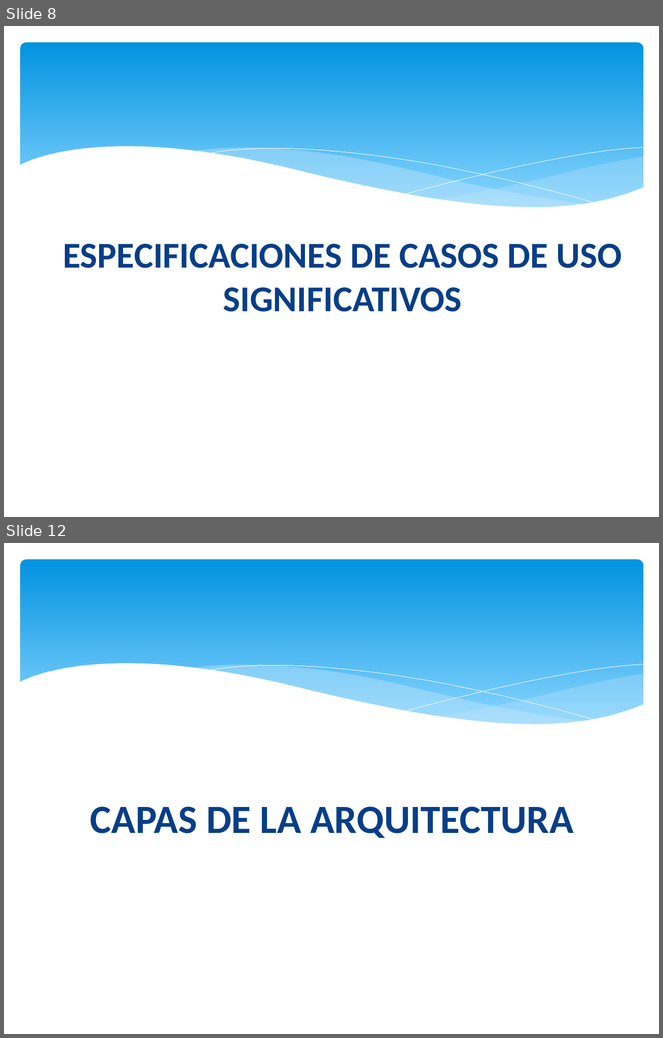
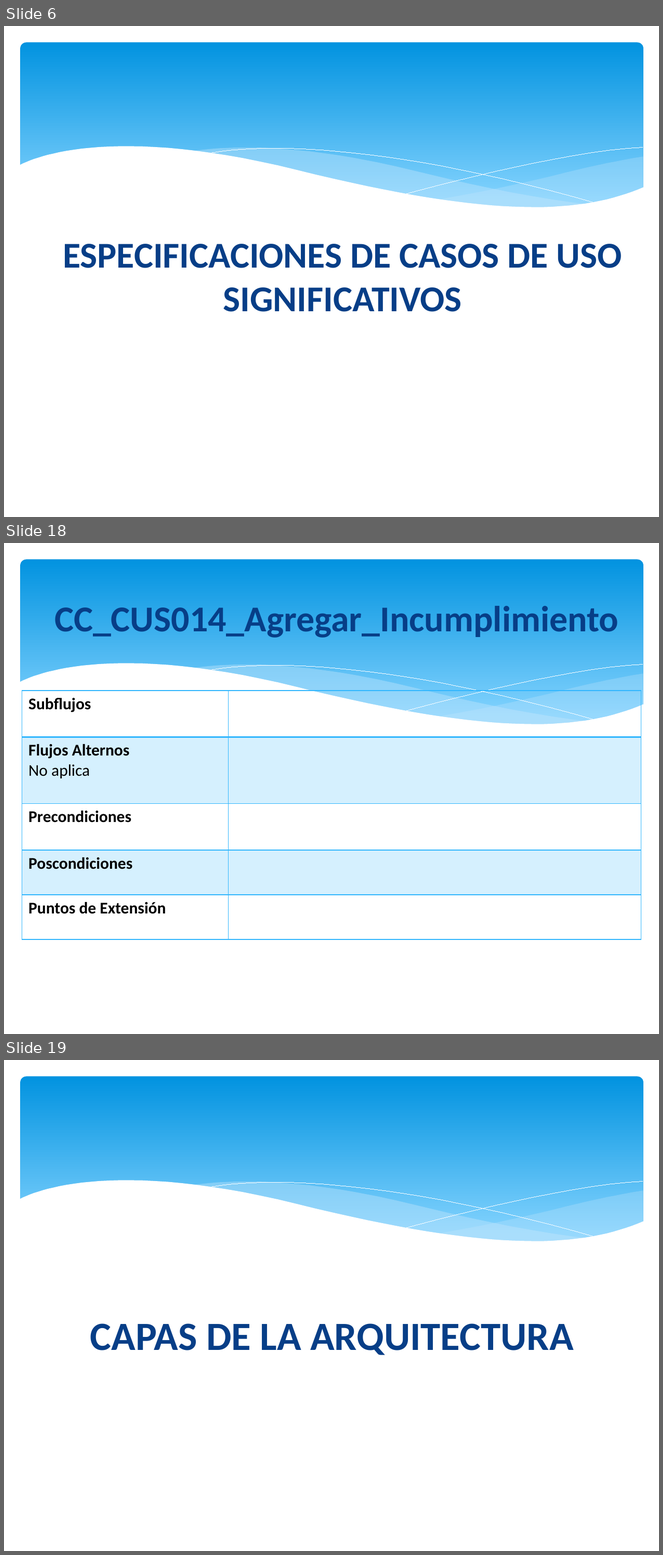
Before and after one commit to orlysemperfi/tp3-contratos-clientes, a slide deck: ITERACION 5/SUB ITERACION 2/PRESENTACION02/PPT TP3 PRES03.pptx. Shown one above the other, each under a label of ours: slides 8 and 12 before the commit, slides 6, 18 and 19 after it; the slides between them are not shown. The pictures are 663x1038 and 663x1555 pixels, drawn with LibreOffice and Linux fonts; fonts in the diff are those of the drawing. Boxes give left, top, right and bottom in pixels: in the first picture for what was removed or moved away, otherwise in the second. Text is boxed around its words. In the diff, an @@ line names an element or a change of style, - is before the commit and + after.

```diff
--- a/ITERACION 5/SUB ITERACION 2/PRESENTACION02/PPT TP3 PRES03.pptx
+++ b/ITERACION 5/SUB ITERACION 2/PRESENTACION02/PPT TP3 PRES03.pptx
@@ slide 18 added at [4, 543, 659, 1034], background #FFFFFF; not listed: 6 template elements that a slide beside it also shows @@
@@ title added at [54, 606, 619, 638], 40 pt, text #073E87, bold @@
+CC_CUS014_Agregar_Incumplimiento
@@ table added at [22, 691, 641, 937], 5 rows, 2 columns @@
+Subflujos | 
+Flujos Alternos / No aplica | 
+Precondiciones | 
+Poscondiciones | 
+Puntos de Extensión | 
@@ what was slide 8 is now slide 6 @@
@@ what was slide 12 is now slide 19 @@
```
Also in this commit, not shown: 6 slides changed, 8 other slides added, 2 slides removed.
